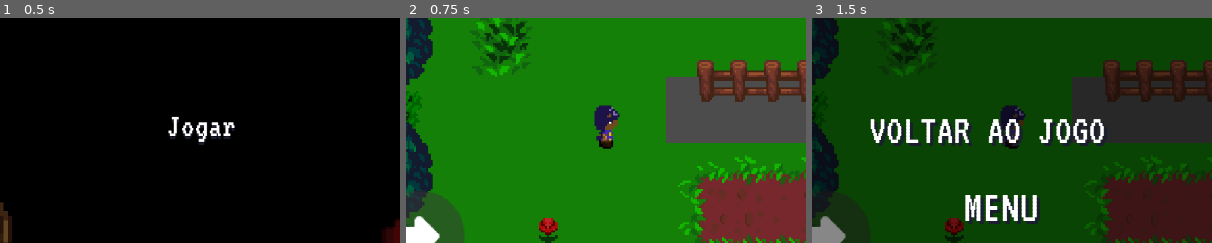
Above: before the commit, frames 1-3 (left to right).
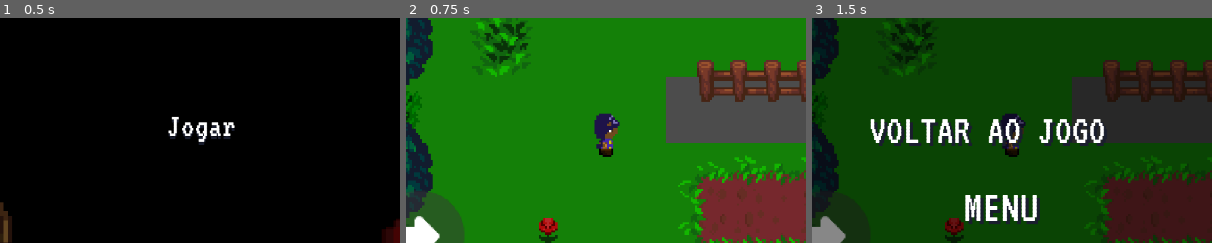
Above: after the commit, the same moments.

Repository: SynT8735/Blackout
Game: Godot game, scene res://Scenes/Menu/Menu.tscn
The game is run twice, just before and just after one commit, with the same random seed, the same clock (stepped at 60 frames per second) and the same inputs.
Inputs (mouse positions are % of the whole screen's width and height, from its top left):
- Up to frame 1 (0.5 s): no input
- Up to frame 2 (0.75 s): click "Jogar" at 0.5 s
- Up to frame 3 (1.5 s): click (96, 7) at 1.25 s
The pictures show only the part of the screen within x 25-75%, y 26-76%; the shares and areas given below are measured in that part.

Frame 1 is identical in both runs. In frame 2, 0.9% of the frame differs, in the area x 47-54%, y 38-62%; in frame 3, 0.6%.

Commit message:
4-way bow shooting
arrows now will fly by 4 directions (not only left and right as it was before)
a lot of shit code, but it works :P
offset also been saved, so arrows now fly out from right position

Diff:
--- a/Blackout/Organizado/Scenes/Arrow.gd
+++ b/Blackout/Organizado/Scenes/Arrow.gd
@@ -1,17 +1,31 @@
 extends Area2D
 
-var direction
+var directionx
+var directiony
 var speed
 
-func init(dir, s):
-	direction = dir
+func init(dirx, diry, s, rot, offset):
+	directionx = dirx
+	directiony = diry
 	speed = s
+	rotation_degrees = rot
+	if offset:
+		$Sprite.position.y = 3
+		$CollisionShape2D.position.y = 3
+		$VisibilityNotifier2D.position.y = 3
+	else:
+		$Sprite.position.y = 0
+		$CollisionShape2D.position.y = 0
+		$VisibilityNotifier2D.position.y = 0
 
 func _ready():
-	$Sprite.flip_h = direction == -1
+
+	$Sprite.flip_h = directionx == -1
 
 func _physics_process(delta):
-	global_position.x += direction * speed
+	global_position.x += directionx * speed
+	global_position.y += directiony * speed
+	print(position.y)
 
 
 func _on_VisibilityNotifier2D_screen_exited():
--- a/Blackout/Organizado/Scenes/Arrow.tscn
+++ b/Blackout/Organizado/Scenes/Arrow.tscn
@@ -13,7 +13,6 @@
 script = ExtResource( 1 )
 
 [node name="CollisionShape2D" type="CollisionShape2D" parent="."]
-position = Vector2( 0, 6 )
 shape = SubResource( 1 )
 
 [node name="Sprite" type="Sprite" parent="." groups=[
@@ -22,10 +21,9 @@
 scale = Vector2( 0.5, 0.5 )
 z_index = 1
 texture = ExtResource( 2 )
-offset = Vector2( 0, 12 )
 
 [node name="VisibilityNotifier2D" type="VisibilityNotifier2D" parent="."]
-position = Vector2( -5.68434e-014, 6 )
+position = Vector2( -5.68434e-014, 0 )
 scale = Vector2( 0.8, 0.2 )
 [connection signal="body_entered" from="." to="." method="_on_Arrow_body_entered"]
 [connection signal="screen_exited" from="VisibilityNotifier2D" to="." method="_on_VisibilityNotifier2D_screen_exited"]
--- a/Blackout/Organizado/Scenes/Menu/Menu.tscn
+++ b/Blackout/Organizado/Scenes/Menu/Menu.tscn
@@ -73,7 +73,6 @@
 expand = true
 
 [node name="New Game" type="Button" parent="."]
-editor/display_folded = true
 anchor_left = 0.5
 anchor_top = 0.5
 anchor_right = 0.5
--- a/Blackout/Organizado/Scenes/player.tscn
+++ b/Blackout/Organizado/Scenes/player.tscn
@@ -30,10 +30,9 @@
 
 [node name="AnimatedSprite" type="AnimatedSprite" parent="."]
 frames = ExtResource( 2 )
-animation = "Attack_Bow"
+animation = "Idle"
 
 [node name="CollisionShape2D" type="CollisionShape2D" parent="."]
-visible = false
 position = Vector2( 0, 4 )
 shape = SubResource( 2 )
 
--- a/Blackout/Organizado/assets/scripts/KinematicBody2D.gd
+++ b/Blackout/Organizado/assets/scripts/KinematicBody2D.gd
@@ -34,6 +34,14 @@
 var is_taking_damage = false
 
 var is_playing = false
+
+var directionx
+var directiony
+var dirx
+var diry
+var move_to
+var rot = 0
+var offset = true
 
 signal player_died
 
@@ -83,8 +91,21 @@
 				sprite.play("Idle_Front")
 			elif (Input.is_action_just_released("ui_left") or Input.is_action_just_released("ui_right")) and not charging_bow:
 				sprite.play("Idle")
-		var move_to = Vector2(x_movement * speed, y_movement * speed)
+		move_to = Vector2(x_movement * speed, y_movement * speed)
 		velocity = lerp(velocity, move_to, 0.2)
+
+		if move_right:
+			dirx = -1
+			diry = 0
+		if move_left:
+			dirx = 1
+			diry = 0
+		if move_down:
+			dirx = 0
+			diry = 1
+		if move_up:
+			dirx = 0
+			diry = -1
 
 func get_attack_input():
 	#i fixed this get attack input code, so now it's working fine, i hope ._.
@@ -92,19 +113,31 @@
 		if Input.is_action_pressed("ui_accept") and not charging_bow and can_shoot:
 			charging_bow = true
 			velocity = Vector2.ZERO
-			sprite.play("Attack_Bow")
+			if dirx == 1 or dirx == -1:
+				sprite.play("Attack_Bow")
+			elif diry == 1:
+				sprite.play("Attack_Bow_Down")
+			elif diry == -1:
+				sprite.play("Attack_Bow_Up")
 			tween.interpolate_property(self, "bow_power", 3, 8, 5, Tween.TRANS_LINEAR, Tween.EASE_IN_OUT)
 			tween.start()
 		elif Input.is_action_just_released("ui_accept") and charging_bow and can_shoot:
 			charging_bow = false
 			tween.stop(self, "bow_power")
-			sprite.play("Idle")
+			if dirx == 1 or dirx == -1:
+				sprite.play("Idle")
+			elif diry == 1:
+				sprite.play("Idle_Front")
+			elif diry == -1:
+				sprite.play("Idle_Back")
 			var arrow_instance = arrow.instance()
-			var direction = -1 if sprite.flip_h else 1
-			arrow_instance.init(direction, bow_power)
+
+			#var direction = -1 if sprite.flip_h else 1
+			arrow_instance.init(directionx, directiony, bow_power, rot, offset)
 			get_parent().add_child(arrow_instance)
 			arrow_instance.global_position = global_position
-			arrow_instance.global_position.x += 16 * direction
+			arrow_instance.global_position.x += 16 * directionx
+			arrow_instance.global_position.y += 16 * directiony
 			bow_power = 0
 			print("Shoot")
 			can_shoot = false
@@ -145,13 +178,35 @@
 	update_energy()
 	die()
 	velocity = move_and_slide(velocity)
+
+	if sprite.flip_h == true:
+		directionx = -1
+		directiony = 0
+		rot = 0
+		offset = true
+	elif sprite.flip_h == false:
+		directionx = 1
+		directiony = 0
+		rot = 0
+		offset = true
+	if diry == -1:
+		directionx = 0
+		directiony = -1
+		rot = -90
+		offset = false
+	elif diry == 1:
+		directionx = 0
+		directiony = 1
+		rot = 90
+		offset = false
 	#debug
-#	if Input.is_action_pressed("ui_debug"):
+
+#	if Input.is_action_just_released("ui_debug"):
 #		if is_playing == true:
 #			is_playing = false
 #		elif is_playing == false:
 #			is_playing = true
-#	print(str(is_playing) + " " + str(charging_bow))
+#	print()
 
 # This function is needed because if the player is still under an enemy after
 # taking damage then it will not trigger again because it only triggers when
